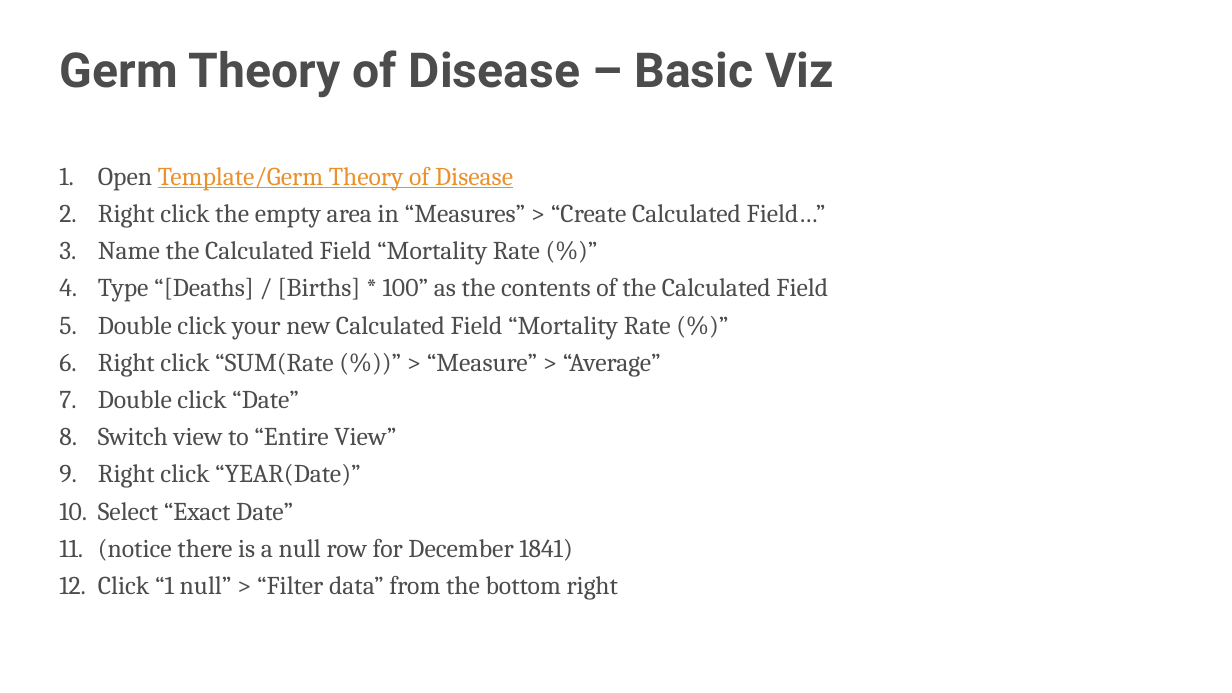
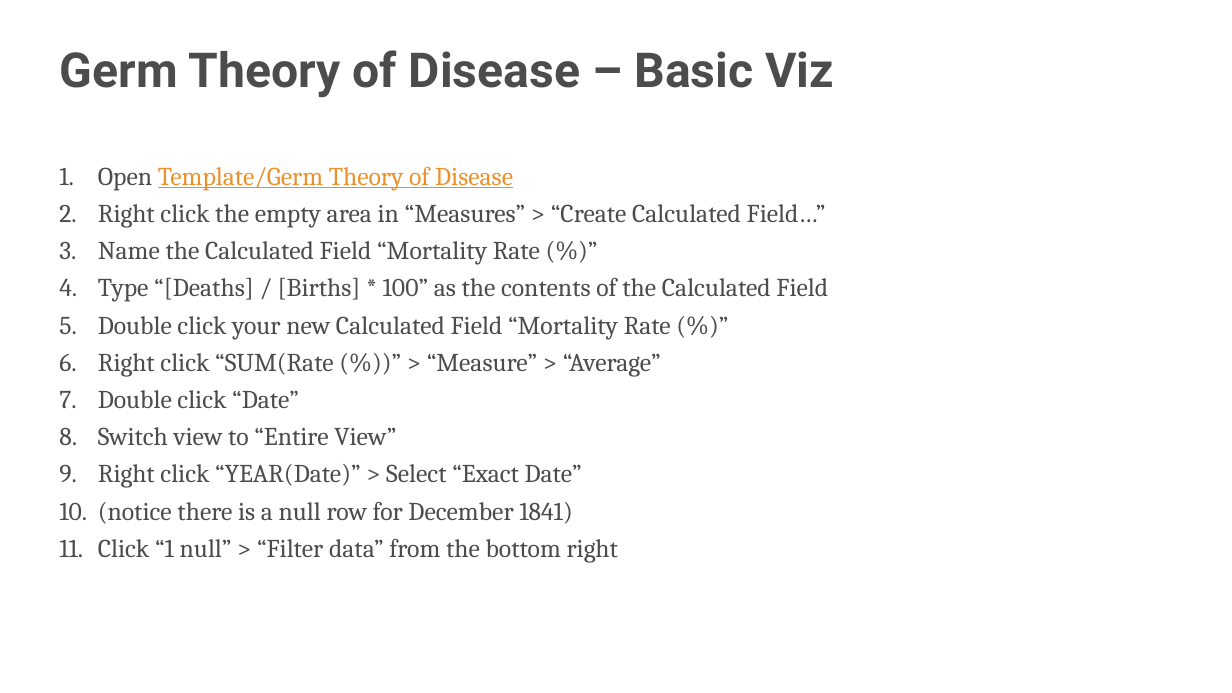
Before and after one commit to s-kyle-reed/data-lecture, a slide deck: slide 34 of lecture.pptx. Drawn at 1232x693 pixels with LibreOffice and Linux fonts; fonts in the diff are those of the drawing; background and template pictures are left out. Boxes give left, top, right and bottom in pixels: in the first picture for what was removed or moved away, otherwise in the second. Text is boxed around its words. In the diff, an @@ line names an element or a change of style, - is before the commit and + after.

```diff
--- a/lecture.pptx
+++ b/lecture.pptx
@@ text at [98, 464, 582, 488]: text changed @@
-9. Right click “YEAR(Date)”
-10. Select “Exact Date”
+9. Right click “YEAR(Date)” > Select “Exact Date”
```
Also in this commit, not shown: 11 other slides changed.
